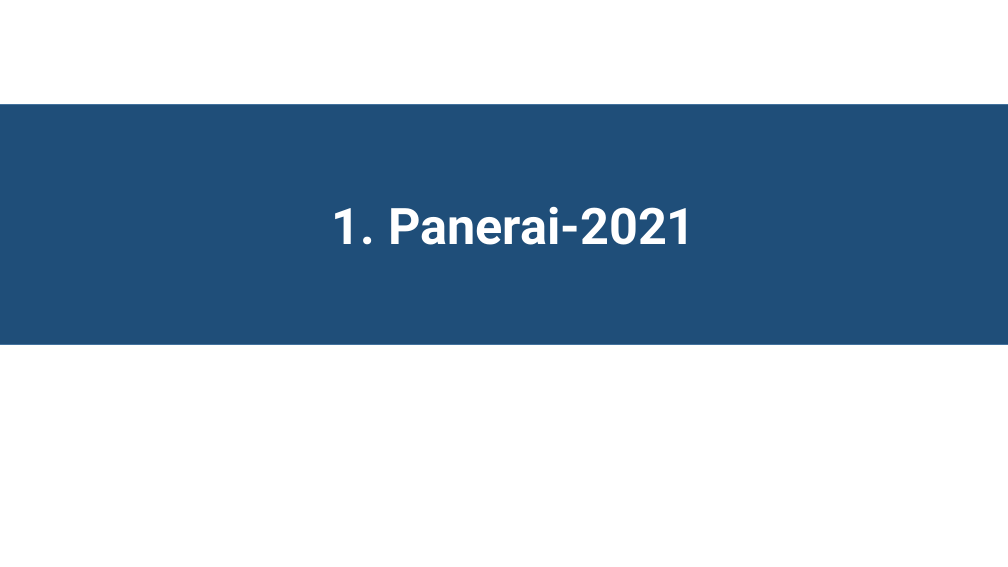
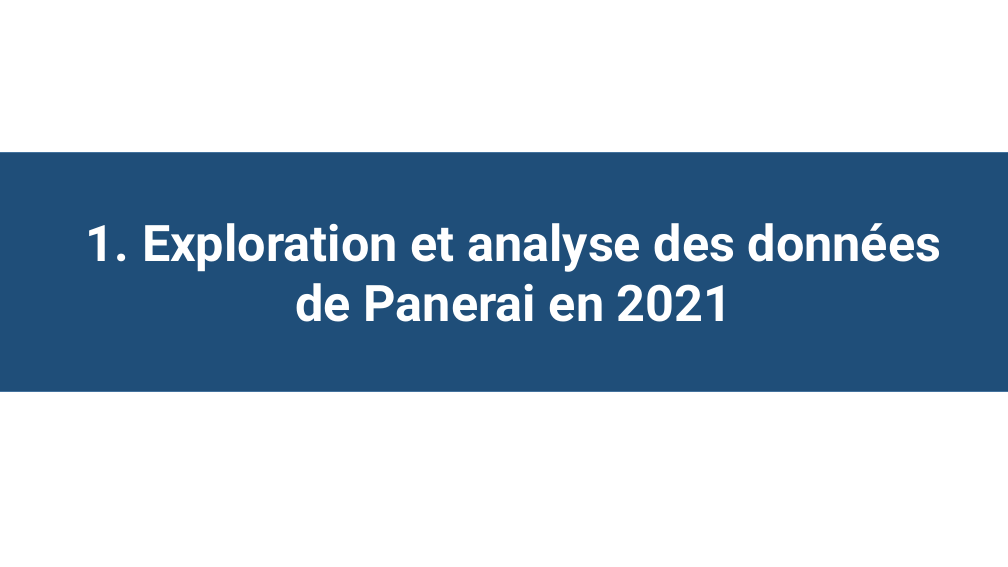
Before and after one commit to Ahak99/Data-Data-Challenge, a slide deck: slide 4 of docs/Présentation - Analyse des prix des montres de luxe Panerai.pptx. Drawn at 1008x567 pixels with LibreOffice and Linux fonts; fonts in the diff are those of the drawing. Boxes give left, top, right and bottom in pixels: in the first picture for what was removed or moved away, otherwise in the second. Text is boxed around its words. In the diff, an @@ line names an element or a change of style, - is before the commit and + after.

```diff
--- a/docs/Présentation - Analyse des prix des montres de luxe Panerai.pptx
+++ b/docs/Présentation - Analyse des prix des montres de luxe Panerai.pptx
@@ rectangle: place and size @@
-rectangle at (0,105,1008,345)
+rectangle at (0,152,1008,392)
@@ text at (86,223,942,322): text changed @@
-1. Panerai-2021
+1. Exploration et analyse des données de Panerai en 2021
```
Also in this commit, not shown: 4 other slides changed, 21 slides added, 18 slides removed, 6 other files.
